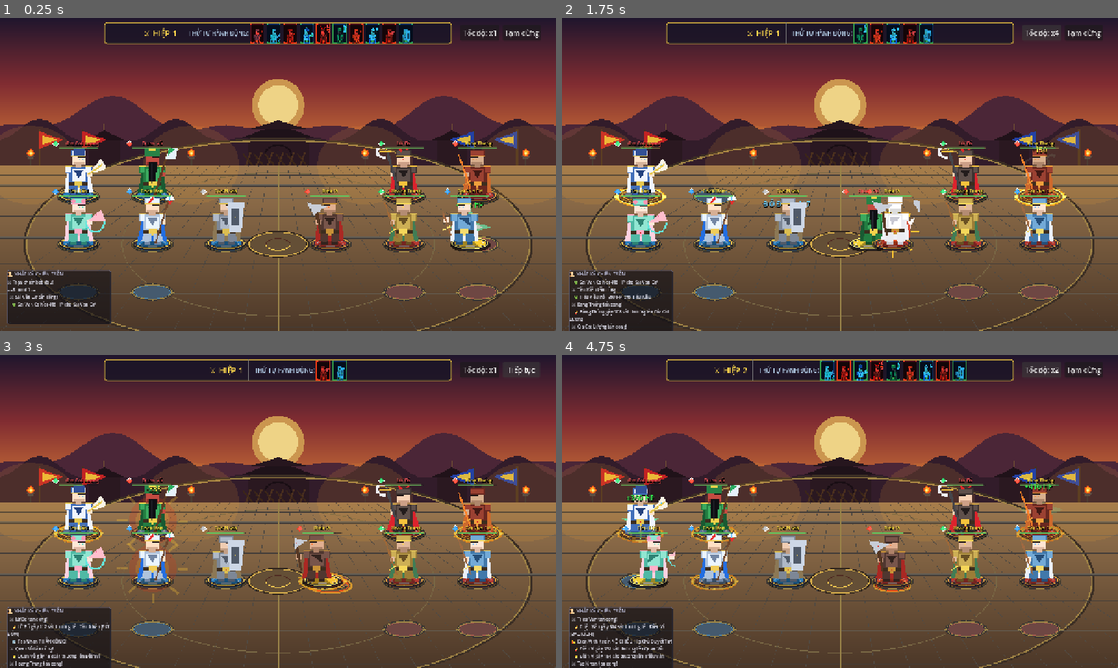
Above: before the commit, frames 1-4 (two rows, left to right).
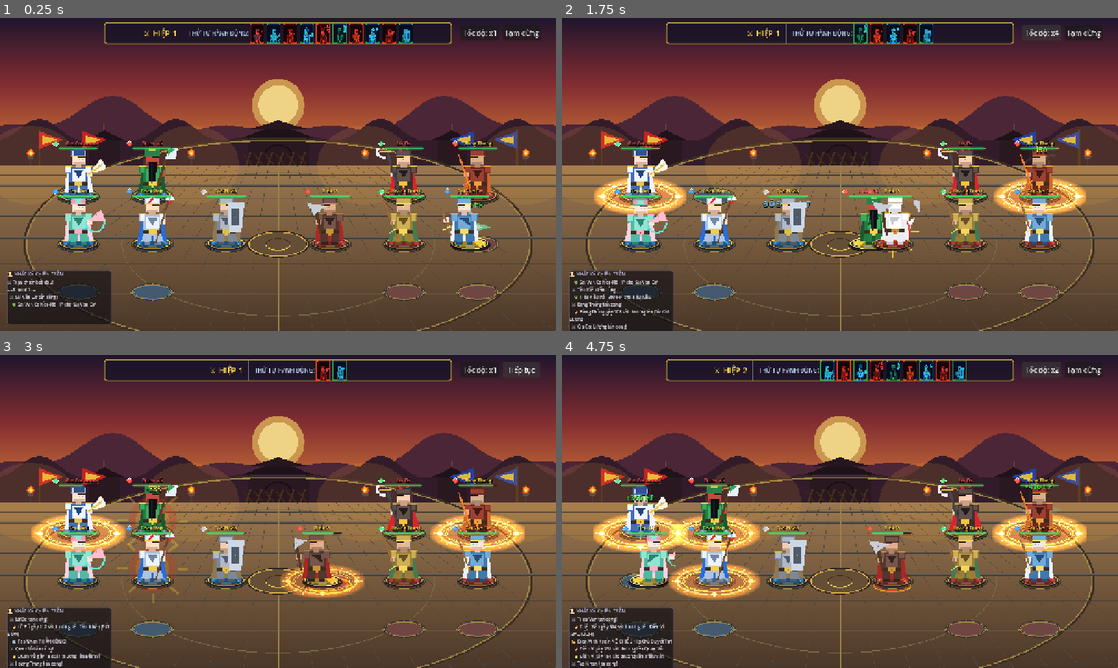
Above: after the commit, the same moments.

Repository: zonhanoz09/tamquoc3d
Game: Godot game, scene res://scenes/battle/BattleScene.tscn
Two runs of this game, one before a commit and one after it. Both use one fixed random seed, a clock stepped at 60 frames per second and the inputs below.
Inputs:
- Up to frame 1 (0.25 s): no input
- Up to frame 2 (1.75 s): click "Tốc độ: x1" at 0.5 s; click "Tốc độ: x2" at 1.25 s
- Up to frame 3 (3 s): click "Tốc độ: x4" at 2 s; click "Tạm dừng" at 2.75 s
- Up to frame 4 (4.75 s): click "Tiếp tục" at 3.5 s; click "Tốc độ: x1" at 4.25 s

The runs differ from the first frame. In frame 1, 0.6% of the frame differs, in the area x 10-90%, y 41-58%; in frame 2, 2.7%; in frame 3, 3.8%; in frame 4, 5.1%, in the area x 5-95%, y 41-79%.

Commit message:
feat: tăng độ dày thanh máu lên gấp đôi (4px) và nâng cấp hiệu ứng tích nộ dưới chân to lớn rực rỡ

Diff:
--- a/scripts/visual/HeroVisual.gd
+++ b/scripts/visual/HeroVisual.gd
@@ -6,9 +6,9 @@
 var is_enemy: bool = false
 var home_position: Vector2 = Vector2.ZERO
 
-# Kích thước thanh máu thanh mảnh chuẩn xác
+# Kích thước thanh máu: tăng độ dày lên gấp đôi (4px) thanh mảnh chuẩn sắc nét
 const HP_WIDTH: float = 90.0
-const HP_HEIGHT: float = 2.0
+const HP_HEIGHT: float = 4.0
 
 # Child Nodes
 var pedestal: Sprite2D
@@ -52,13 +52,16 @@
 	pedestal.z_index = 0
 	add_child(pedestal)
 
-	# 2. Hiệu ứng dưới chân khi tích đầy Nộ/Kỹ năng (Skill Ready Blazing Aura)
+	# 2. Hiệu ứng dưới chân khi tích đầy Nộ/Kỹ năng (Skill Ready Blazing Aura to lớn & rực rỡ)
 	skill_ready_aura = Sprite2D.new()
 	var sr_tex = load("res://assets/sprites/ui/pedestal_skill_ready.png")
 	if sr_tex:
 		skill_ready_aura.texture = sr_tex
 	skill_ready_aura.position = Vector2(0, 0)
 	skill_ready_aura.scale = Vector2(1.15, 1.15)
+	var sr_mat = CanvasItemMaterial.new()
+	sr_mat.blend_mode = CanvasItemMaterial.BLEND_MODE_ADD
+	skill_ready_aura.material = sr_mat
 	skill_ready_aura.visible = false
 	skill_ready_aura.z_index = 1
 	add_child(skill_ready_aura)
@@ -89,7 +92,7 @@
 	sprite.z_index = 3
 	add_child(sprite)
 
-	# 5. Overhead UI (Thanh máu thanh mảnh mỏng gọn 2px & tên tướng)
+	# 5. Overhead UI (Thanh máu mỏng gọn 4px & tên tướng)
 	_build_overhead_ui()
 
 func _build_overhead_ui() -> void:
@@ -135,14 +138,14 @@
 	name_label.add_theme_color_override("font_color", rarity_color)
 	overhead.add_child(name_label)
 
-	# ── LINE 2: THANH MÁU MỎNG GỌN 2PX (Dài 90px, cao 2px, bo góc nhẹ radius 1px) ──
+	# ── LINE 2: THANH MÁU MỎNG GỌN 4PX (Dài 90px, cao 4px, bo góc nhẹ radius 2px) ──
 	# HP Background Track
 	hp_bg = Panel.new()
 	hp_bg.position = Vector2(-HP_WIDTH / 2.0, 0)
 	hp_bg.size = Vector2(HP_WIDTH, HP_HEIGHT)
 	var sb_bg = StyleBoxFlat.new()
 	sb_bg.bg_color = Color(0.08, 0.08, 0.1, 0.95)
-	sb_bg.set_corner_radius_all(1)
+	sb_bg.set_corner_radius_all(2)
 	hp_bg.add_theme_stylebox_override("panel", sb_bg)
 	overhead.add_child(hp_bg)
 
@@ -152,7 +155,7 @@
 	hp_ghost_bar.size = Vector2(HP_WIDTH, HP_HEIGHT)
 	var sb_ghost = StyleBoxFlat.new()
 	sb_ghost.bg_color = Color(0.98, 0.88, 0.38, 0.9)
-	sb_ghost.set_corner_radius_all(1)
+	sb_ghost.set_corner_radius_all(2)
 	hp_ghost_bar.add_theme_stylebox_override("panel", sb_ghost)
 	overhead.add_child(hp_ghost_bar)
 
@@ -162,7 +165,7 @@
 	hp_bar.size = Vector2(HP_WIDTH, HP_HEIGHT)
 	var sb_fill = StyleBoxFlat.new()
 	sb_fill.bg_color = Color(0.22, 0.88, 0.42)
-	sb_fill.set_corner_radius_all(1)
+	sb_fill.set_corner_radius_all(2)
 	hp_bar.add_theme_stylebox_override("panel", sb_fill)
 	overhead.add_child(hp_bar)
 
@@ -195,10 +198,10 @@
 			if _skill_ready_tween:
 				_skill_ready_tween.kill()
 			_skill_ready_tween = create_tween().set_loops()
-			_skill_ready_tween.tween_property(skill_ready_aura, "scale", Vector2(1.25, 1.25), 0.4).set_trans(Tween.TRANS_SINE)
-			_skill_ready_tween.parallel().tween_property(skill_ready_aura, "modulate", Color(1.1, 1.05, 0.7, 1.0), 0.4)
-			_skill_ready_tween.tween_property(skill_ready_aura, "scale", Vector2(1.10, 1.10), 0.4).set_trans(Tween.TRANS_SINE)
-			_skill_ready_tween.parallel().tween_property(skill_ready_aura, "modulate", Color(1.0, 0.8, 0.4, 0.65), 0.4)
+			_skill_ready_tween.tween_property(skill_ready_aura, "scale", Vector2(1.22, 1.22), 0.45).set_trans(Tween.TRANS_SINE).set_ease(Tween.EASE_IN_OUT)
+			_skill_ready_tween.parallel().tween_property(skill_ready_aura, "modulate", Color(1.2, 1.15, 0.9, 1.0), 0.45)
+			_skill_ready_tween.tween_property(skill_ready_aura, "scale", Vector2(1.08, 1.08), 0.45).set_trans(Tween.TRANS_SINE).set_ease(Tween.EASE_IN_OUT)
+			_skill_ready_tween.parallel().tween_property(skill_ready_aura, "modulate", Color(0.95, 0.8, 0.45, 0.75), 0.45)
 	else:
 		skill_ready_aura.visible = false
 		if _skill_ready_tween:
@@ -228,7 +231,7 @@
 	hp_bar.visible = target_w > 0.0
 	hp_ghost_bar.visible = target_w > 0.0
 
-	# Smooth HP transition with Trailing Ghost Bar (Chuẩn 2px siêu mảnh)
+	# Smooth HP transition with Trailing Ghost Bar (Chuẩn 4px mỏng gọn)
 	if animate:
 		if _hp_tween:
 			_hp_tween.kill()
Binary file changed: assets/sprites/ui/pedestal_skill_ready.png
